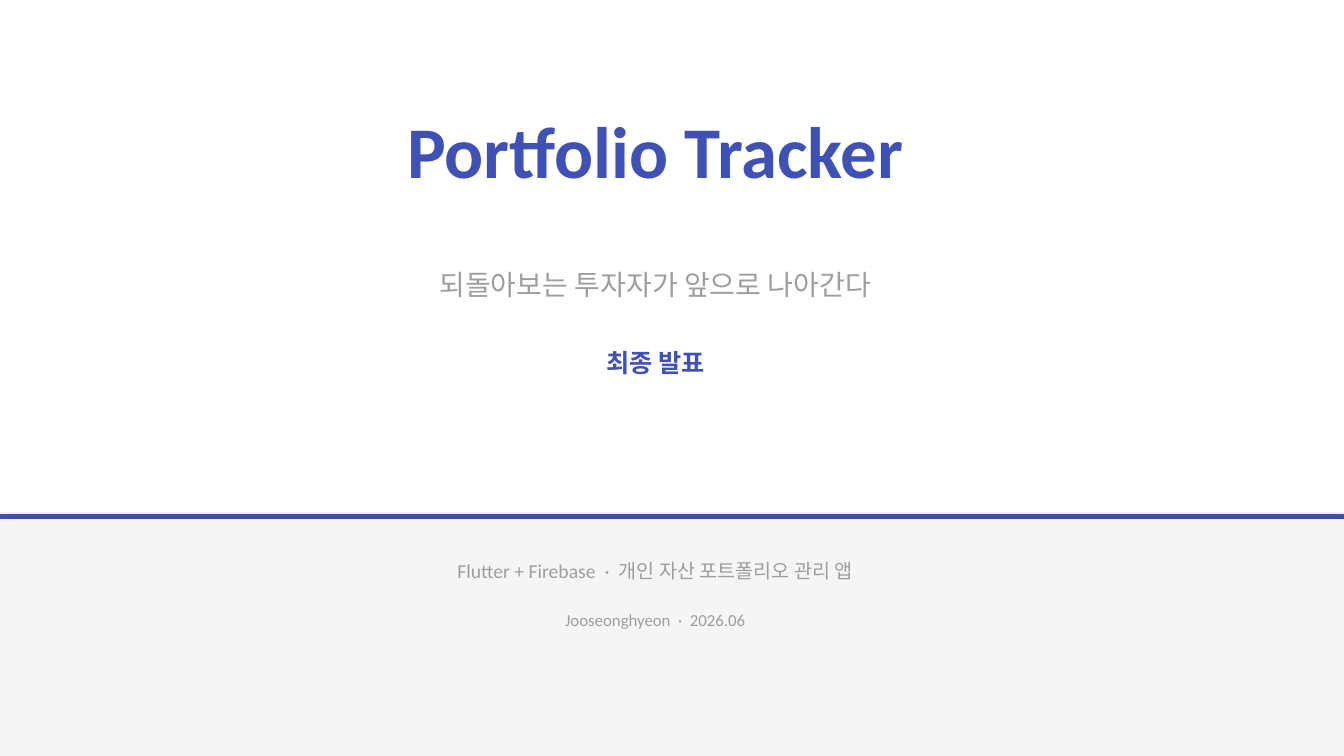
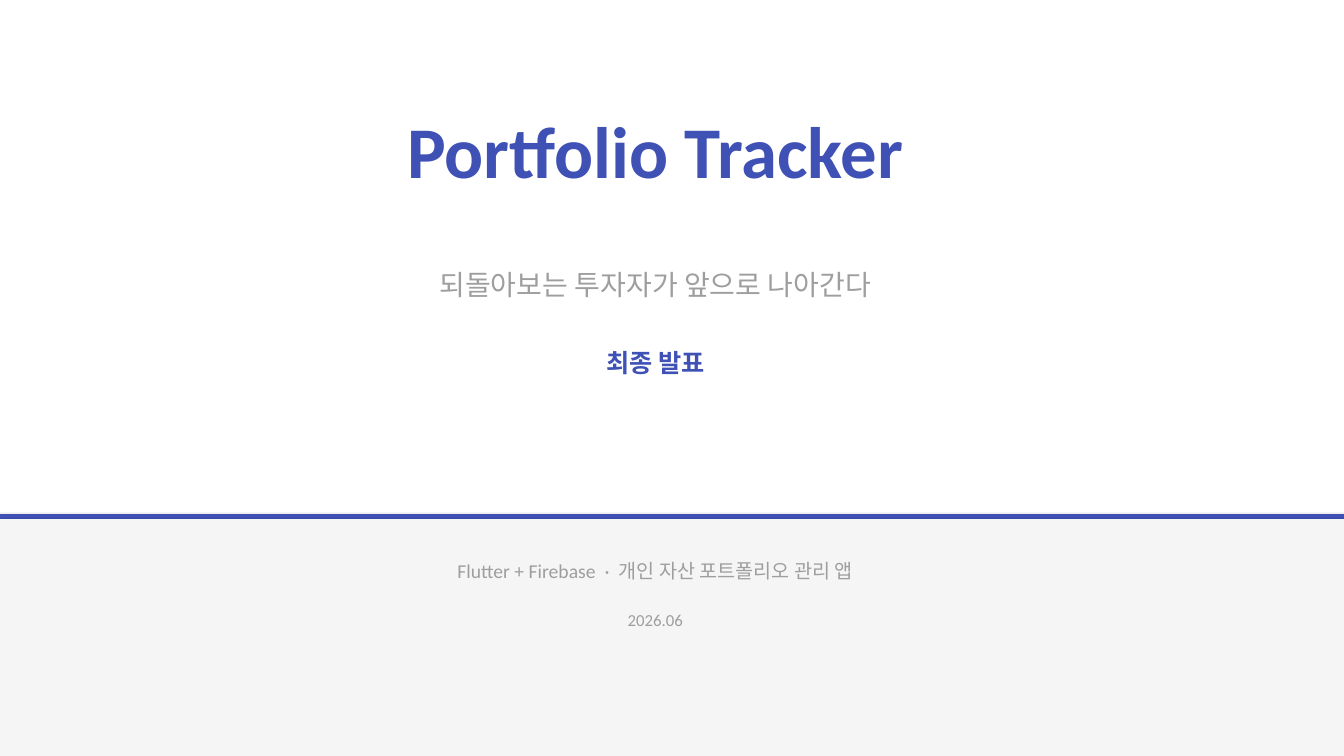
Before and after one commit to 2022136020/project_c, a slide deck: slide 1 of portfolio-tracker/presentation/portfolio-tracker-final.pptx. Drawn at 1344x756 pixels with LibreOffice and Linux fonts; fonts in the diff are those of the drawing. Boxes give left, top, right and bottom in pixels: in the first picture for what was removed or moved away, otherwise in the second. Text is boxed around its words. In the diff, an @@ line names an element or a change of style, - is before the commit and + after.

```diff
--- a/portfolio-tracker/presentation/portfolio-tracker-final.pptx
+++ b/portfolio-tracker/presentation/portfolio-tracker-final.pptx
@@ text at (x1=628, y1=615, x2=683, y2=626): text changed @@
-Jooseonghyeon · 2026.06
+2026.06
```
Also in this commit, not shown: 13 other slides changed, 1 slide removed, 2 other files.
